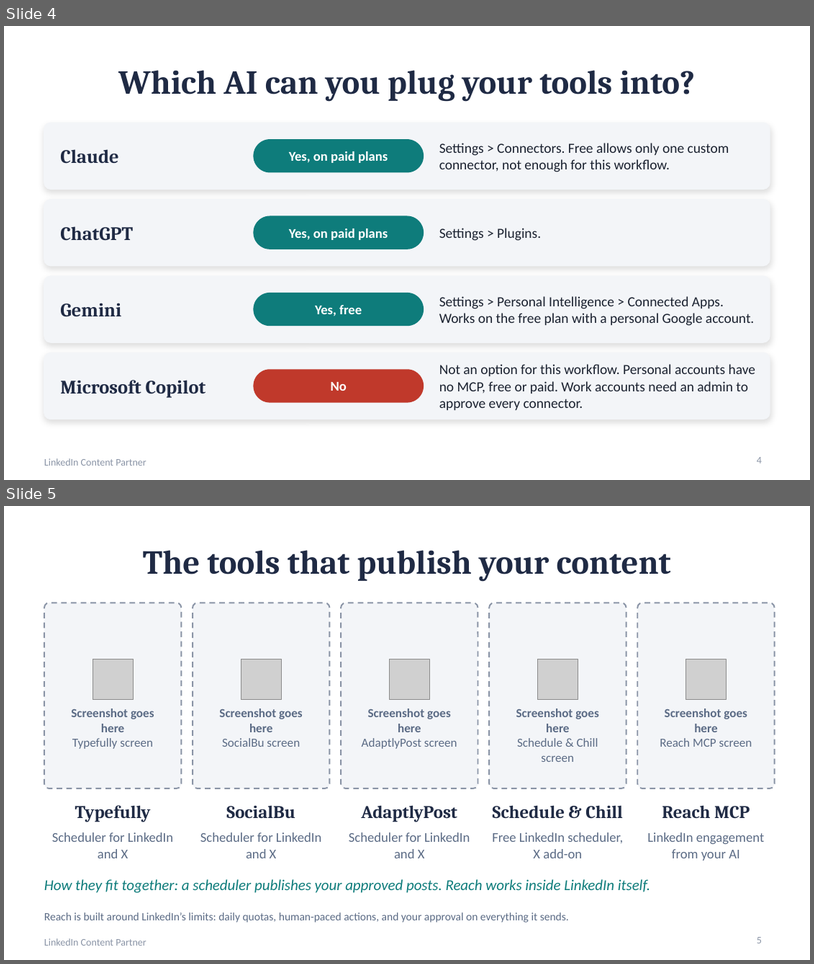
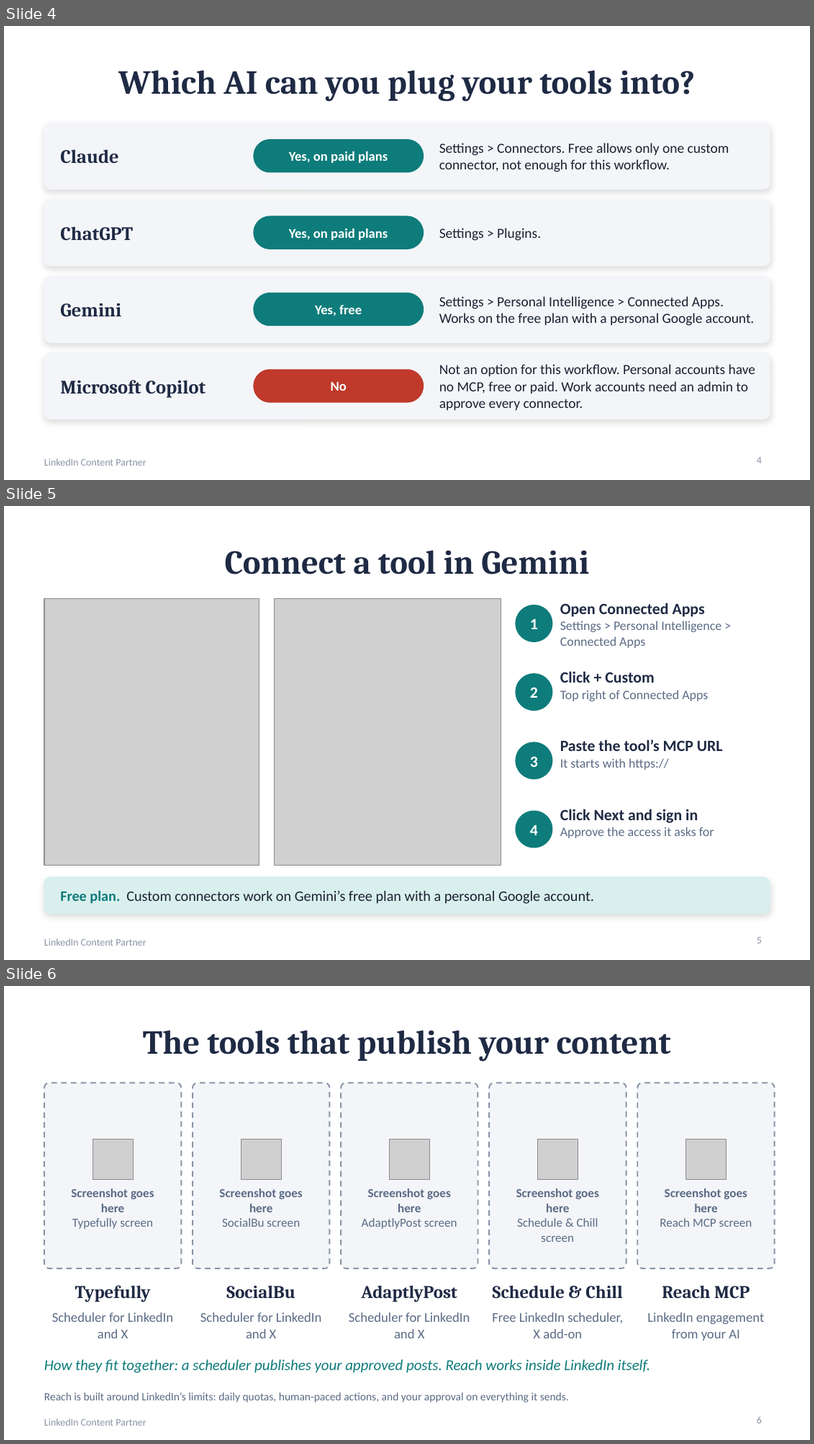
Before and after one commit to crystaljonespmp/LinkedIn-Content-Partner-Automation, a slide deck: PowerPoint/LinkedIn-Content-Partner-Automation-Slides.pptx. Shown one above the other, each under a label of ours: slides 4 and 5 before the commit, slides 4, 5 and 6 after it. The pictures are 814x964 and 814x1444 pixels, drawn with LibreOffice and Linux fonts; fonts in the diff are those of the drawing; grey boxes stand for pictures. Boxes give left, top, right and bottom in pixels: in the first picture for what was removed or moved away, otherwise in the second. Text is boxed around its words. In the diff, an @@ line names an element or a change of style, - is before the commit and + after.

```diff
--- a/PowerPoint/LinkedIn-Content-Partner-Automation-Slides.pptx
+++ b/PowerPoint/LinkedIn-Content-Partner-Automation-Slides.pptx
@@ slide 5 added at [4,506,810,960], background #FFFFFF; not listed: 1 template element that a slide beside it also shows @@
@@ title added at [225,550,589,574], 30 pt, text #1F2A44, bold @@
+Connect a tool in Gemini
@@ picture added at [44,599,259,865] @@
@@ picture added at [274,599,502,865] @@
@@ ellipse added at [516,605,553,641], fill #0E7C7B, outline #0E7C7B 1 pt @@
@@ text added at [561,602,722,648], 11.5 pt, text #5B6B85 @@
+Open Connected Apps
+Settings > Personal Intelligence > Connected Apps
@@ text added at [530,619,538,629], 14 pt, text #FFFFFF, bold @@
+1
@@ ellipse added at [516,674,553,710], fill #0E7C7B, outline #0E7C7B 1 pt @@
@@ text added at [561,671,708,701], 11.5 pt, text #5B6B85 @@
+Click + Custom
+Top right of Connected Apps
@@ text added at [530,687,538,698], 14 pt, text #FFFFFF, bold @@
+2
@@ ellipse added at [516,742,553,779], fill #0E7C7B, outline #0E7C7B 1 pt @@
@@ text added at [561,739,723,770], 14 pt, text #1F2A44, bold @@
+Paste the tool’s MCP URL
+It starts with https://
@@ text added at [530,756,538,767], 14 pt, text #FFFFFF, bold @@
+3
@@ ellipse added at [516,811,553,847], fill #0E7C7B, outline #0E7C7B 1 pt @@
@@ text added at [530,825,538,835], 14 pt, text #FFFFFF, bold @@
+4
@@ text added at [561,808,715,838], 11.5 pt, text #5B6B85 @@
+Click Next and sign in
+Approve the access it asks for
@@ rounded rectangle added at [44,877,770,914], fill #D9EFEE, outline #D9EFEE 1 pt @@
@@ text added at [60,890,594,903], 13 pt, text #1B2230 @@
+Free plan. Custom connectors work on Gemini’s free plan with a personal Google account.
@@ page number added at [757,937,762,943], 9 pt, text #8A94A6 @@
+5
@@ what was slide 5 is now slide 6 @@
@@ page number at [757,1416,762,1423]: text changed @@
-5
+6
```
Also in this commit, not shown: 2 other files.
